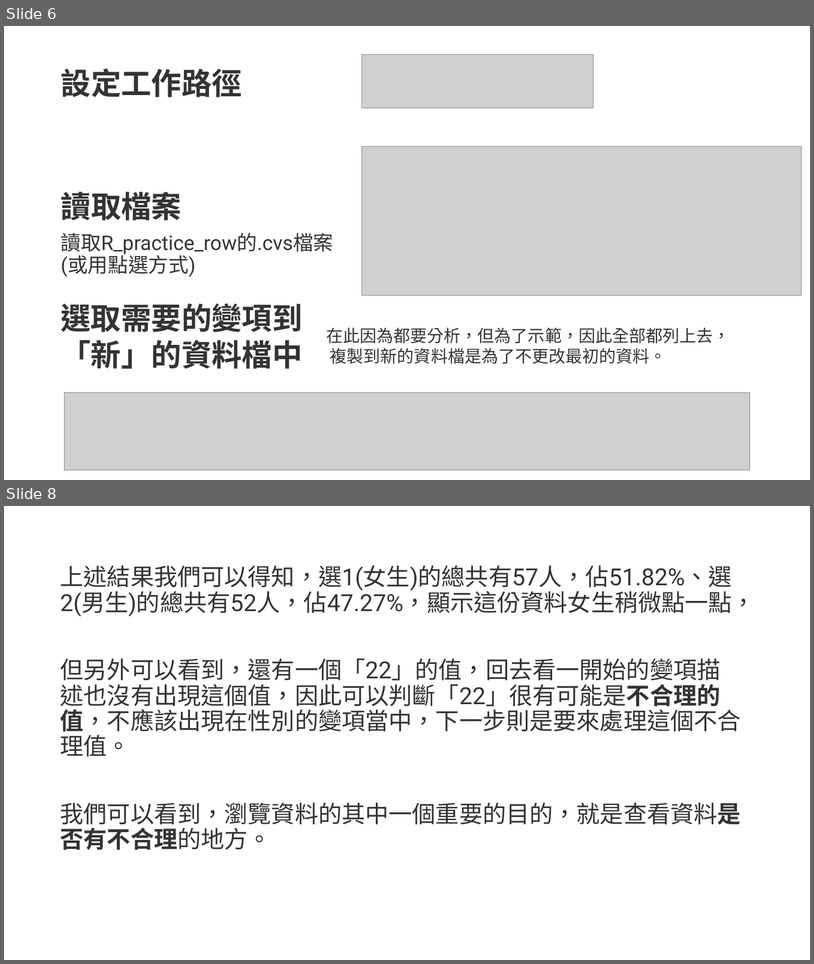
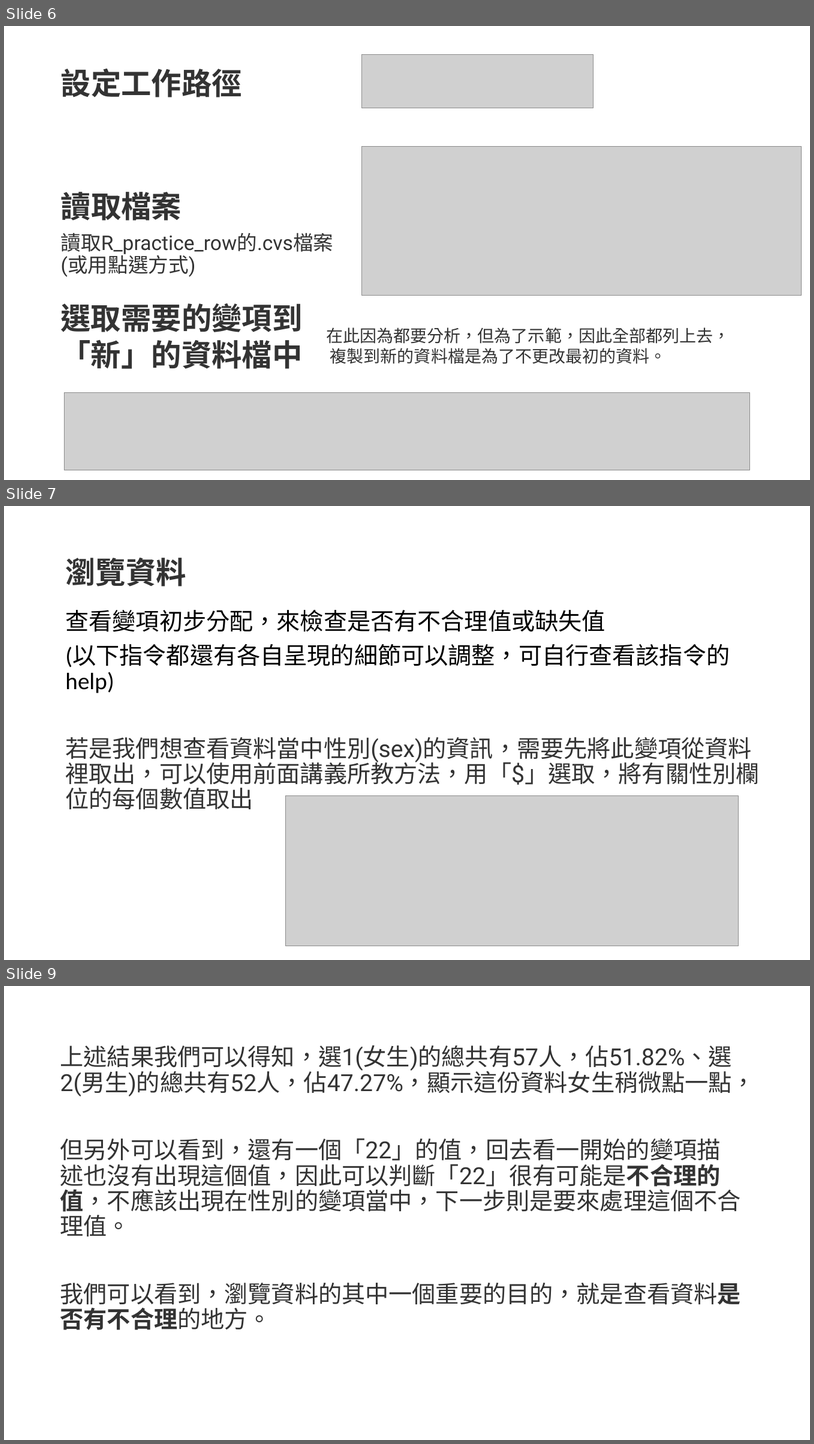
Before and after one commit to qbiexyz/R-for-NGO, a slide deck: ppt/應用篇2_實作簡單資料處理.pptx. Shown one above the other, each under a label of ours: slides 6 and 8 before the commit, slides 6, 7 and 9 after it; the slides between them are not shown. The pictures are 814x964 and 814x1444 pixels, drawn with LibreOffice and Linux fonts; fonts in the diff are those of the drawing; grey boxes stand for pictures. Boxes give left, top, right and bottom in pixels: in the first picture for what was removed or moved away, otherwise in the second. Text is boxed around its words. In the diff, an @@ line names an element or a change of style, - is before the commit and + after.

```diff
--- a/ppt/應用篇2_實作簡單資料處理.pptx
+++ b/ppt/應用篇2_實作簡單資料處理.pptx
@@ slide 7 added at <box>4,506,810,960</box>, background #FFFFFF @@
@@ title added at <box>65,558,186,586</box>, 36 pt, text #333333, bold @@
+瀏覽資料
@@ text added at <box>65,610,759,809</box>, 28 pt, text #333333 @@
+查看變項初步分配，來檢查是否有不合理值或缺失值
+(以下指令都還有各自呈現的細節可以調整，可自行查看該指令的help)
+若是我們想查看資料當中性別(sex)的資訊，需要先將此變項從資料裡取出，可以使用前面講義所教方法，用「$」選取，將有關性別欄位的每個數值取出
@@ picture added at <box>286,795,739,945</box> @@
@@ what was slide 8 is now slide 9 @@
```
Also in this commit, not shown: 3 slides changed, 32 other files.
